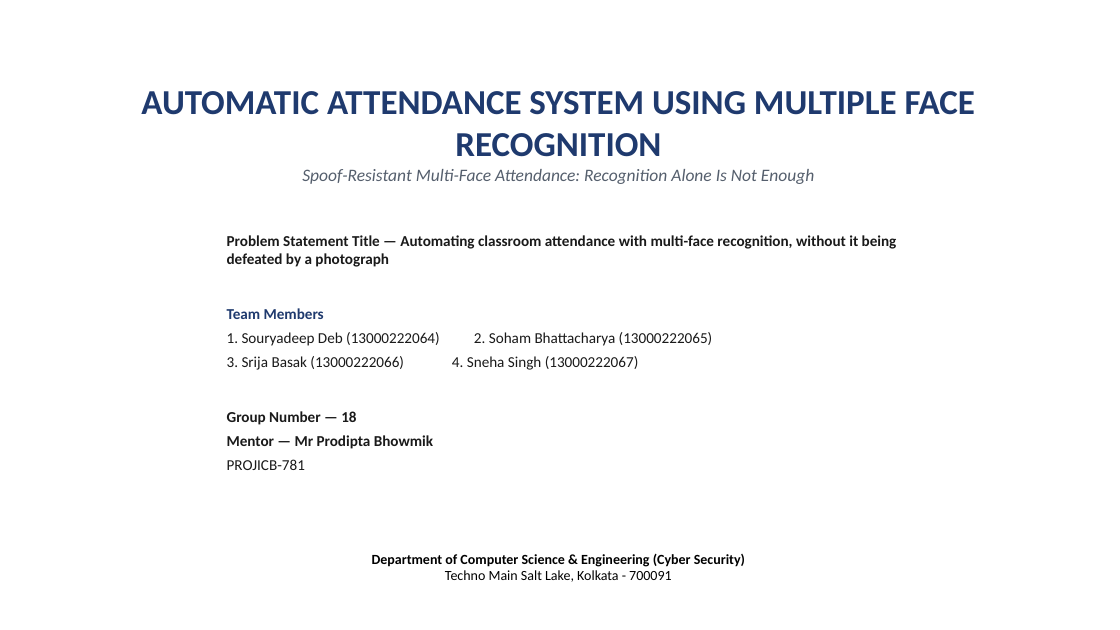
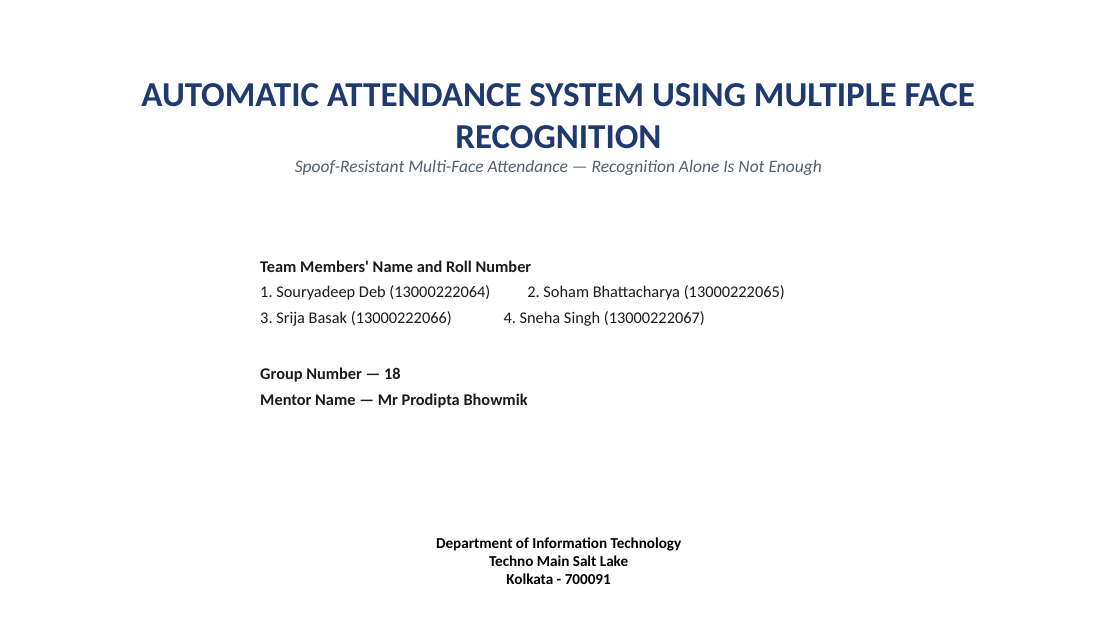
Before and after one commit to SohamBhattacharjee2003/MutiFace-Attendance-System, a slide deck: slide 1 of Server/results/PresenceAI_Presentation.pptx. Drawn at 1120x630 pixels with LibreOffice and Linux fonts; fonts in the diff are those of the drawing. Boxes give left, top, right and bottom in pixels: in the first picture for what was removed or moved away, otherwise in the second. Text is boxed around its words. In the diff, an @@ line names an element or a change of style, - is before the commit and + after.

```diff
--- a/Server/results/PresenceAI_Presentation.pptx
+++ b/Server/results/PresenceAI_Presentation.pptx
@@ text "AUTOMATIC ATTENDANCE SYSTEM USING MULTIPLE ...": place and size @@
-text "AUTOMATIC ATTENDANCE SYSTEM USING MULTIPLE ..." at [141,91,975,184]
+text "AUTOMATIC ATTENDANCE SYSTEM USING MULTIPLE ..." at [141,83,975,175]
@@ text at [295,160,822,175]: text changed @@
-Spoof-Resistant Multi-Face Attendance: Recognition Alone Is Not Enough
+Spoof-Resistant Multi-Face Attendance — Recognition Alone Is Not Enough
@@ text "Team Members' Name and Roll ...": place and size @@
-text "Team Members' Name and Roll ..." at [227,235,897,470]
+text "Team Members' Name and Roll ..." at [260,260,785,408]
@@ text at [260,260,532,272]: text changed; size 13 to 14 pt @@
-Problem Statement Title — Automating classroom attendance with multi-face recognition, without it being defeated by a photograph
-Team Members
+Team Members' Name and Roll Number
@@ text at [260,285,785,382]: size 13 to 14 pt in "1. Souryadeep Deb (13000222064) 2. Soham Bhattacharya ...", "3. Srija Basak (13000222066) 4. Sneha Singh ...", "Group Number — 18" @@
@@ text at [260,393,528,408]: text changed; size 13 to 14 pt @@
-Mentor — Mr Prodipta Bhowmik
-PROJICB-781
+Mentor Name — Mr Prodipta Bhowmik
@@ text at [436,537,682,584]: text changed; size 12 to 13 pt @@
-Department of Computer Science & Engineering (Cyber Security)
-Techno Main Salt Lake, Kolkata - 700091
+Department of Information Technology
+Techno Main Salt Lake
+Kolkata - 700091
```
Also in this commit, not shown: 2 other slides changed, 8 slides added, 3 slides removed, 4 other files.
